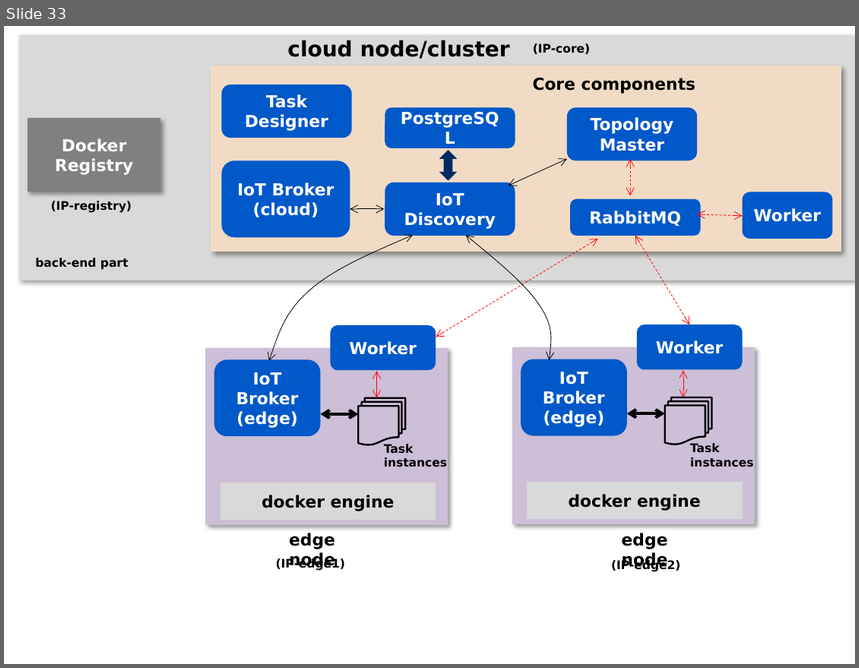
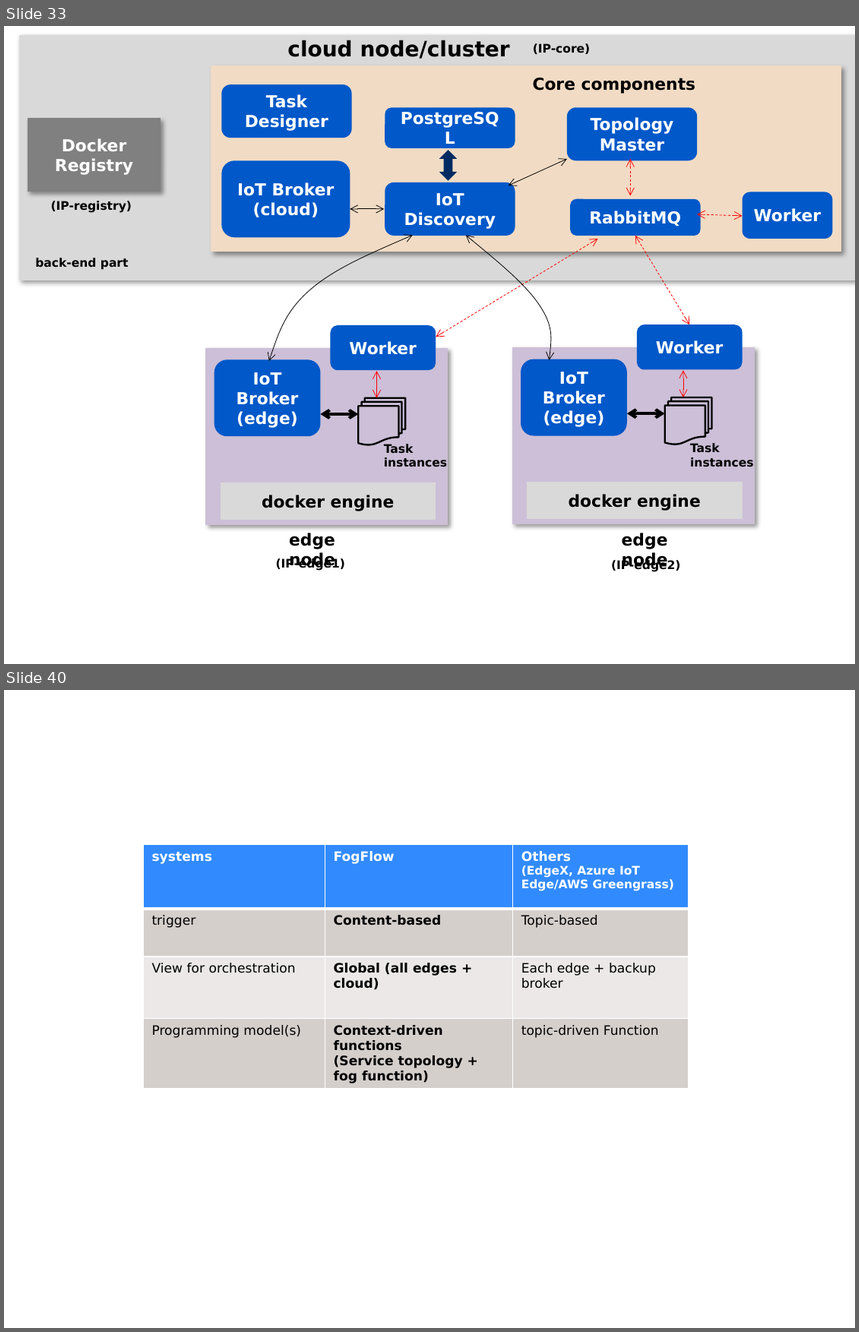
Before and after one commit to smartfog/fogflow, a slide deck: doc/en/source/figures/figures.pptx. Shown one above the other, each under a label of ours: slide 33 before the commit, slides 33 and 40 after it; the slides between them are not shown. The pictures are 859x668 and 859x1332 pixels, drawn with LibreOffice and Linux fonts; fonts in the diff are those of the drawing. Boxes give left, top, right and bottom in pixels: in the first picture for what was removed or moved away, otherwise in the second. Text is boxed around its words. In the diff, an @@ line names an element or a change of style, - is before the commit and + after.

```diff
--- a/doc/en/source/figures/figures.pptx
+++ b/doc/en/source/figures/figures.pptx
@@ slide 40 added at [4, 690, 855, 1328], background #FFFFFF @@
@@ table added at [144, 845, 690, 1090], 4 rows, 3 columns @@
+systems | FogFlow | Others / (EdgeX, Azure IoT Edge/AWS Greengrass)
+trigger | Content-based | Topic-based
+View for orchestration | Global (all edges + cloud) | Each edge + backup broker
+Programming model(s) | Context-driven functions / (Service topology + fog function) | topic-driven Function
```
Also in this commit, not shown: 6 other slides added, 10 other files.
